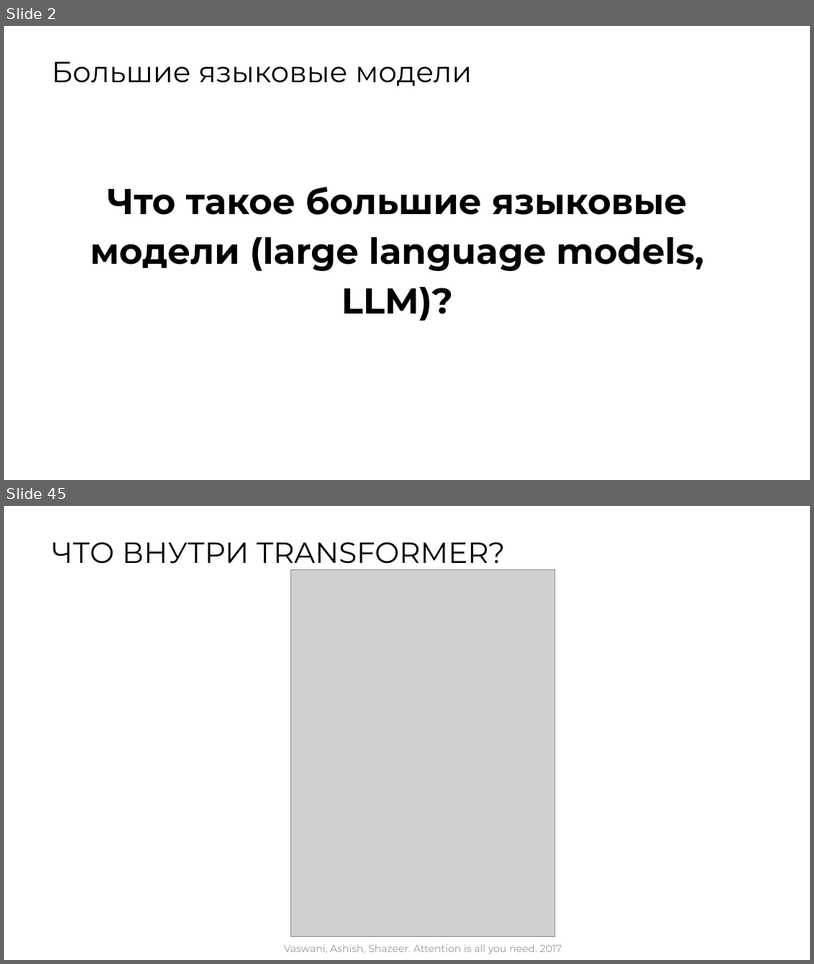
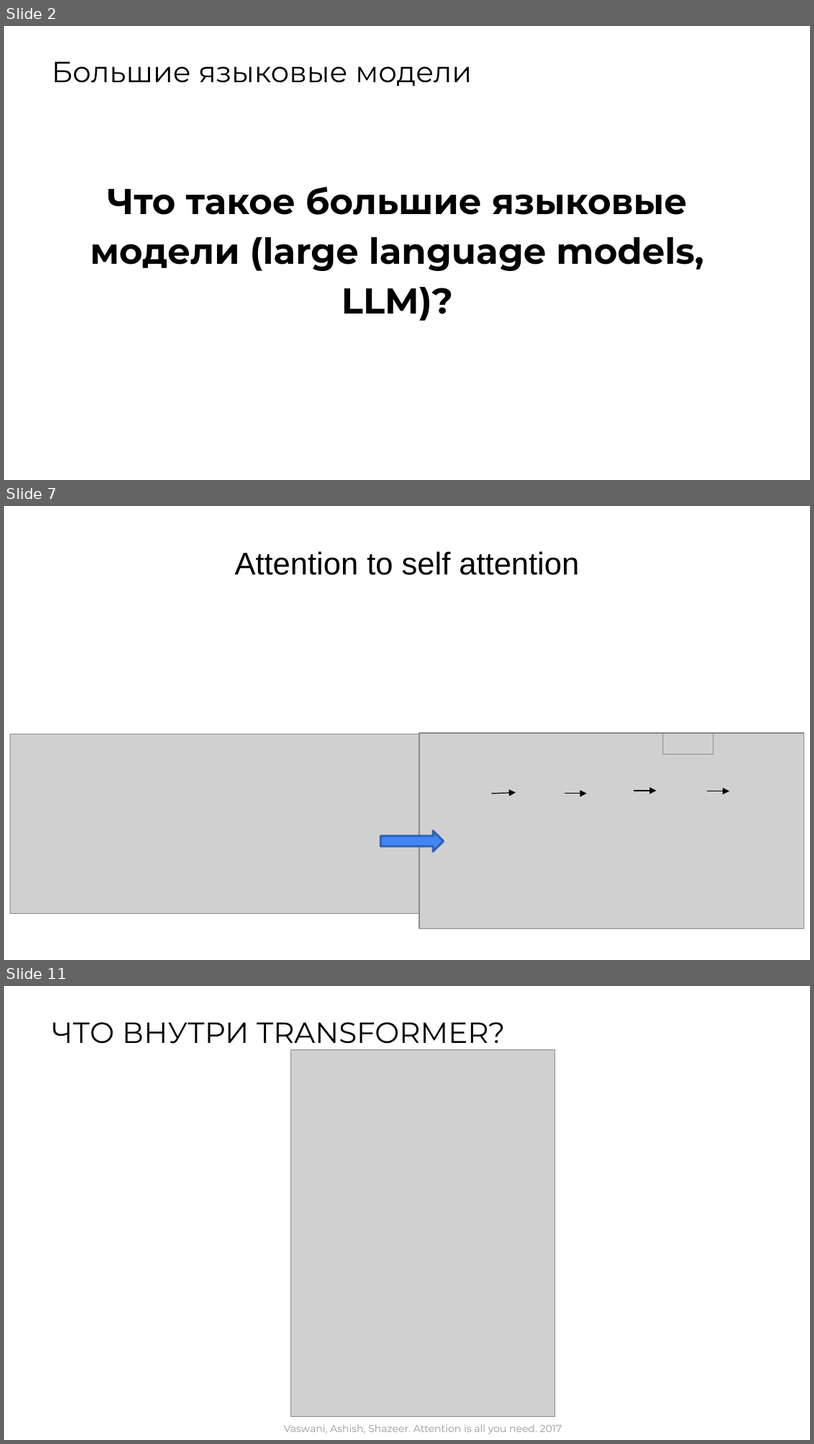
Before and after one commit to MVRonkin/BasicDataAnalysisCourse, a slide deck: Lec/06_LLM.pptx. Shown one above the other, each under a label of ours: slides 2 and 45 before the commit, slides 2, 7 and 11 after it; the slides between them are not shown. The pictures are 814x964 and 814x1444 pixels, drawn with LibreOffice and Linux fonts; fonts in the diff are those of the drawing; grey boxes stand for pictures. Boxes give left, top, right and bottom in pixels: in the first picture for what was removed or moved away, otherwise in the second. Text is boxed around its words. In the diff, an @@ line names an element or a change of style, - is before the commit and + after.

```diff
--- a/Lec/06_LLM.pptx
+++ b/Lec/06_LLM.pptx
@@ slide 7 added at (4,506,810,960), background #FFFFFF @@
@@ title added at (235,551,579,575), 28 pt, text #000000 @@
+Attention to self attention
@@ picture added at (10,734,432,914) @@
@@ group added at (419,733,804,928): 4 arrows, 2 pictures @@
@@ right arrow added at (381,830,443,851), fill #4285F4, outline #3162B5 2 pt @@
@@ what was slide 45 is now slide 11 @@
```
Also in this commit, not shown: 8 other slides added, 3 other files.
